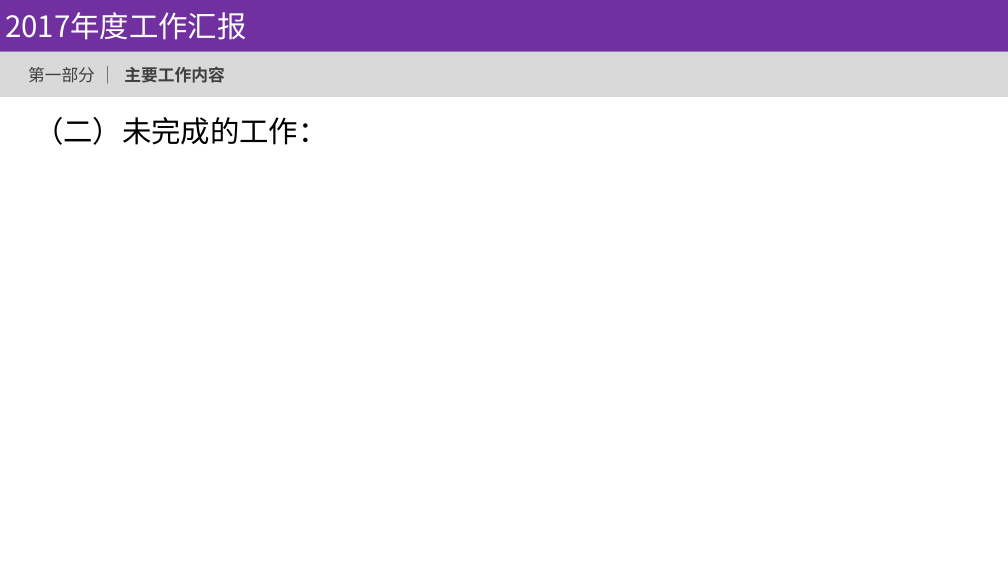
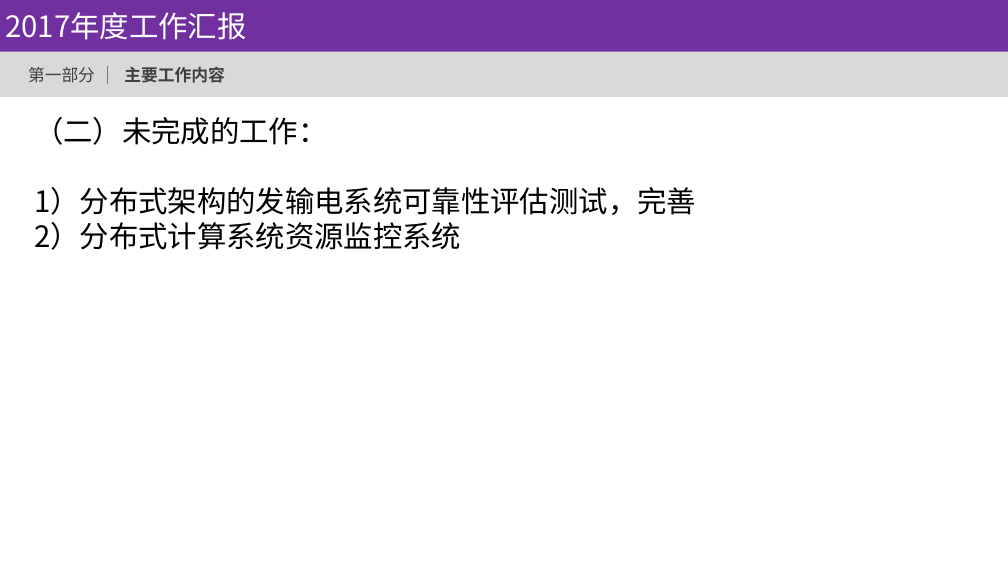
Before and after one commit to hilockman/bookmark-backup, a slide deck: slide 4 of document/company/2017年度工作汇报_姓名.ppt. Drawn at 1008x567 pixels with LibreOffice and Linux fonts; fonts in the diff are those of the drawing; background and template pictures are left out. Boxes give left, top, right and bottom in pixels: in the first picture for what was removed or moved away, otherwise in the second. Text is boxed around its words. In the diff, an @@ line names an element or a change of style, - is before the commit and + after.

```diff
--- a/document/company/2017年度工作汇报_姓名.ppt
+++ b/document/company/2017年度工作汇报_姓名.ppt
@@ text at (x1=34, y1=187, x2=696, y2=250): paragraphs added @@
+1）分布式架构的发输电系统可靠性评估测试，完善
+2）分布式计算系统资源监控系统
```
Also in this commit, not shown: 2 other slides changed, 3 other files.
